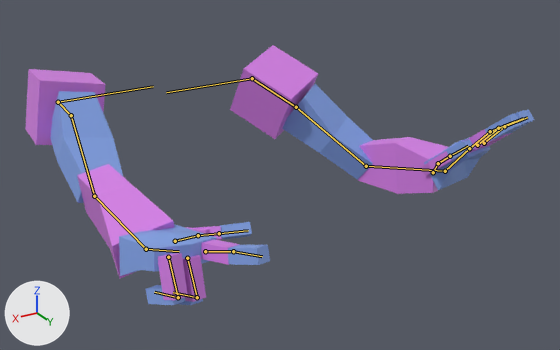
Two versions of the Blender file assets/raw/arms.blend, one commit apart.
Both versions are drawn from a camera (50 mm lens) standing at (2.94, 6.18, 2.29) and looking at (-0.47, 0.49, -0.56). Arrows for +X, +Y and +Z are at lower left; the lights stay in place. Both versions are drawn at frame 20 of the action 'Point'; the numbers are the values there. The bones that bend it are drawn over the model as lines.
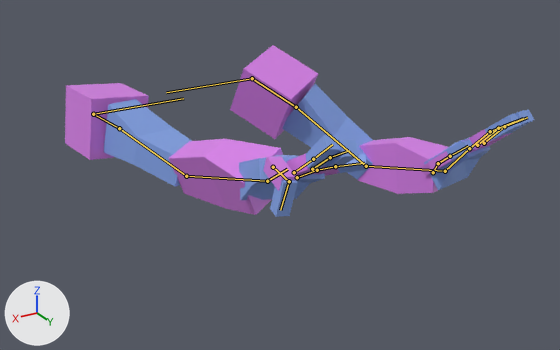
Boxes [x1, y1, x2, y2] around the edits, measured in the pictures (560 x 350 px):
'Cube', posed (8% narrower, 34% shorter): before [25, 45, 534, 305]; after [65, 45, 534, 217]
bone 'clav_r', root to tip: before (58, 102) to (153, 86); after (93, 114) to (183, 98)
bone 'shoulder_r', root to tip: before (58, 102) to (71, 115); after (93, 114) to (119, 128)
bone 'upper_r', root to tip: before (71, 115) to (94, 196); after (119, 128) to (186, 176)
bone 'lower_r', root to tip: before (94, 196) to (146, 249); after (186, 176) to (267, 181)
bone 'palm_r', root to tip: before (146, 249) to (179, 251); after (267, 181) to (287, 169)
bone 'finger_c_1_r', root to tip: before (168, 257) to (178, 297); after (273, 167) to (289, 181)
bone 'finger_b_1_r', root to tip: before (187, 258) to (197, 297); after (294, 172) to (313, 159)
bone 'finger_b_2_r', root to tip: before (197, 297) to (173, 292); after (313, 159) to (332, 144)
bone 'finger_a_1_r', root to tip: before (205, 251) to (233, 251); after (312, 169) to (330, 157)

What the commit changed:
Bone 'clav_r' (bone_clav_r) moves from (0.0, -0.042, -0.264) to (0.194, 0.309, -0.293).
Bone 'shoulder_r' (bone_shoulder_r) turns from (4, -11, -6) to (1, -8, 6) degrees about its own x, y and z.
Bone 'upper_r' (bone_upper_r) turns from (-28, -1, 6) to (-10, 2, 14) degrees about its own x, y and z.
Bone 'lower_r' (bone_lower_r) turns from (19, 17, 8) to (21, 21, 4) degrees about its own x, y and z.
Bone 'palm_r' (bone_palm_r) turns from (12, -17, 16) to (24, -32, -20) degrees about its own x, y and z.
Bone 'finger_c_1_r' (bone_finger_c_1_r) turns from (-78, 0, 0) to (-33, 0, 0) degrees about its own x, y and z.
Bone 'finger_b_1_r' (bone_finger_b_1_r) turns from (-78, 0, 0) to (7, -1, 5) degrees about its own x, y and z.
Bone 'finger_b_2_r' (bone_finger_b_2_r) turns from (-89, 0, 0) to (17, 0, 0) degrees about its own x, y and z.
Bone 'finger_a_1_r' (bone_finger_a_1_r) turns from (5, 0, 1) to (5, 1, 0) degrees about its own x, y and z.
